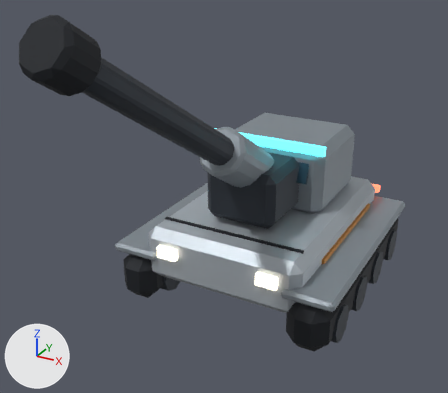
Two versions of the glTF model public/media/model/exo-artillery.glb, one commit apart.
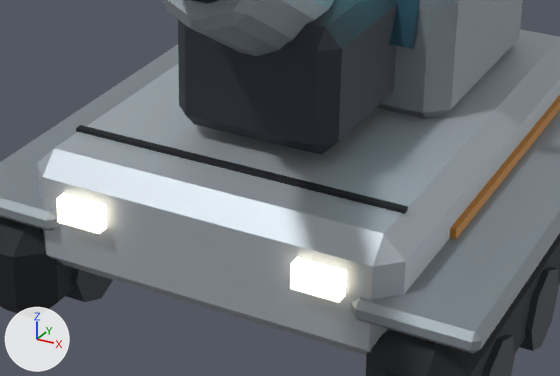
Old and new are each drawn whole from a 50 mm lens placed at (2.72, -6.09, 4.02), pointed at (-0.1, -0.95, 1.45) and again close up on the part from 30% to 82% of the width and 42% to 82% of the height. Every picture has the same lights, and +X, +Y and +Z are marked at lower left. The last two pictures show the newer version. Where no turn or scale is listed for an object, it has been applied to the vertices. Vertices at exactly the same position are counted once.

Objects in the first close-up: 'body'.
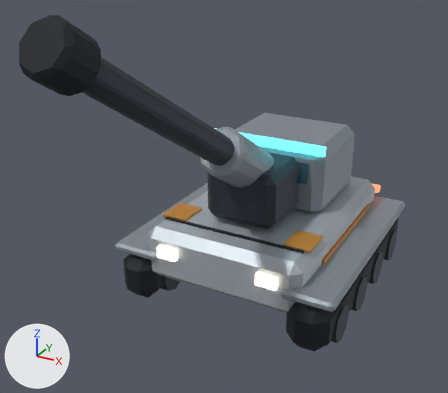
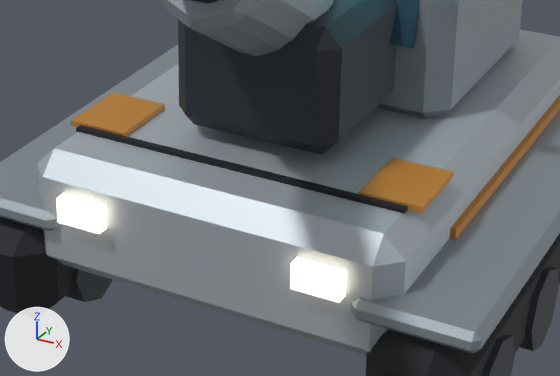
Pixel boxes (x1, y1, x2, y2) of what changed, in the close-ups (560 x 376 px):
```json
{"part": 1, "of": "me_body", "change": "added", "after": [71, 92, 164, 136], "on screen": "orange"}
{"part": 2, "of": "me_body", "change": "added", "after": [358, 158, 454, 213], "on screen": "orange"}
```

The change, as JSON lines over the scene's bpy script:
```json
{"block": "me_body", "where": "# used by ob_body; location = (0.0, 0.0, 0.0)"}
{"op": "remove", "block": "me_body", "code": "me_body.from_pydata(...)  # 560 vertices, 992 faces; spans x -1.27..1.28, y -3.45..1.98, z 0.02..3.52"}
{"op": "add", "block": "me_body", "code": "me_body.from_pydata(...)  # 576 vertices, 1016 faces; spans x -1.27..1.28, y -3.45..1.98, z 0.02..3.52"}
{"block": "me_body", "change": "me_body part 1: a new loose piece, a box spanning x -0.87..-0.582, y -0.962..-0.598, z 1.05..1.075, in mat_accent (orange #c98a3a)"}
{"block": "me_body", "change": "me_body part 2: a new loose piece, a box spanning x 0.582..0.87, y -0.962..-0.598, z 1.05..1.075, in mat_accent (orange #c98a3a)"}
```
